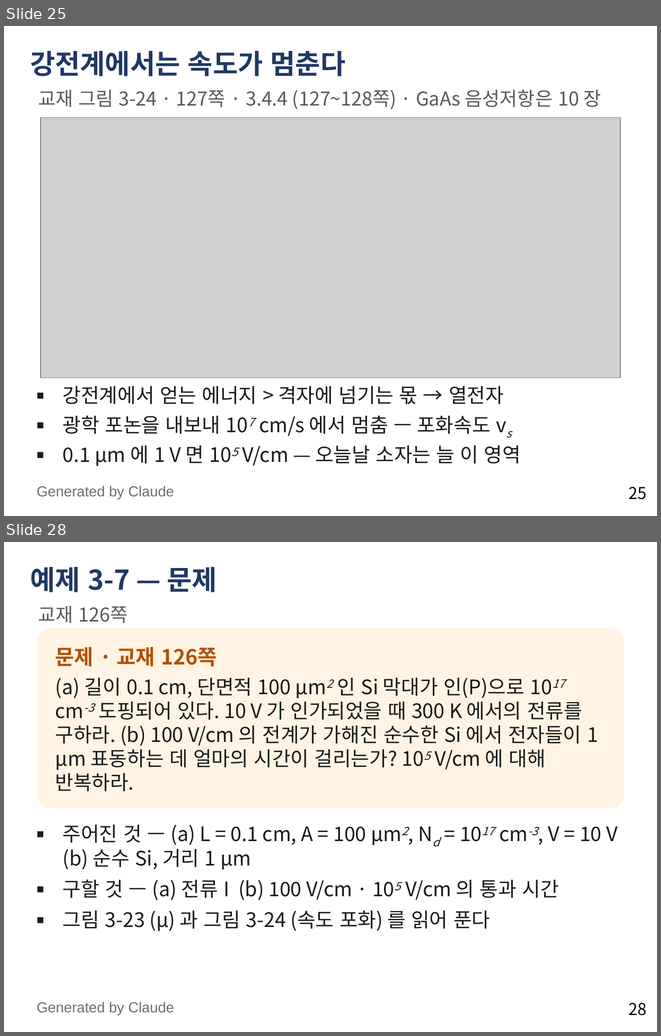
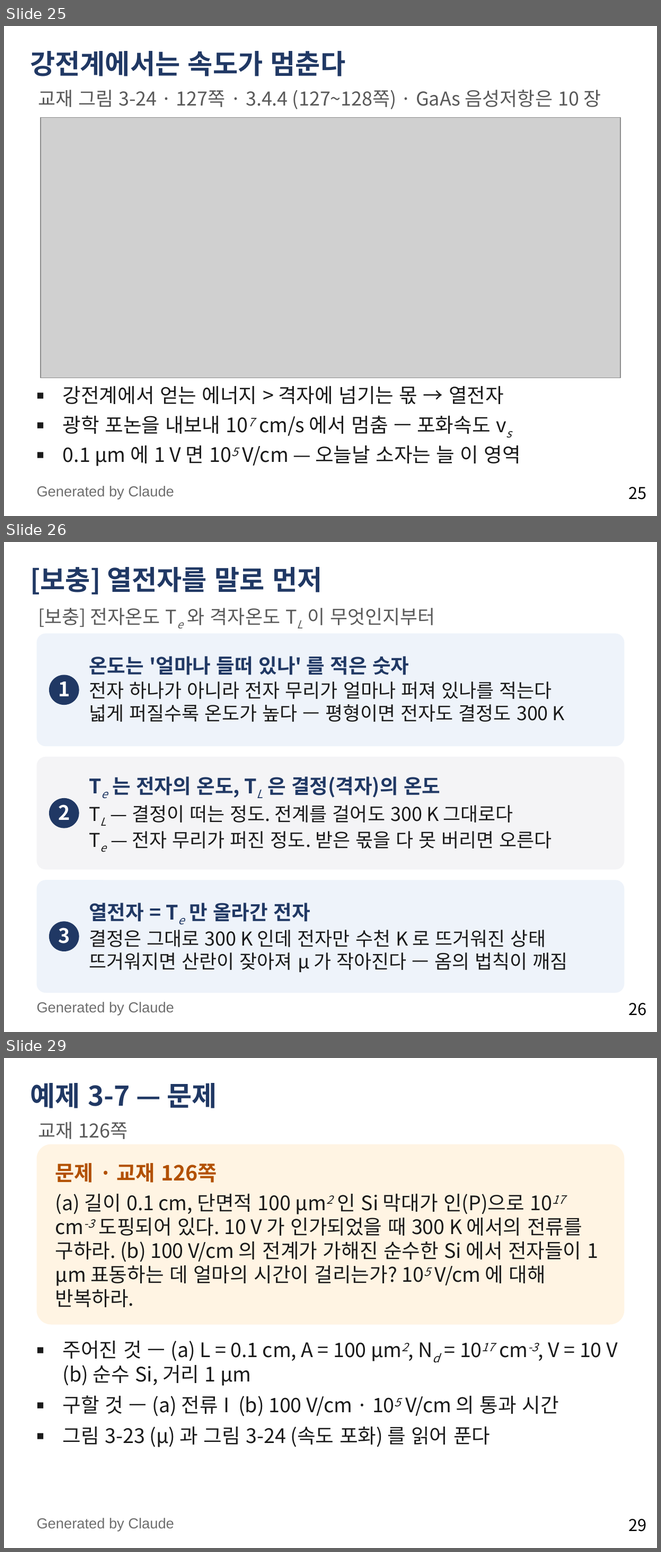
Before and after one commit to abcd8180/3A, a slide deck: 물리전자공학_3장_4강_전계에서의_표동과_이동도.pptx. Shown one above the other, each under a label of ours: slides 25 and 28 before the commit, slides 25, 26 and 29 after it; the slides between them are not shown. The pictures are 661x1036 and 661x1552 pixels, drawn with LibreOffice and Linux fonts; fonts in the diff are those of the drawing; grey boxes stand for pictures. Boxes give left, top, right and bottom in pixels: in the first picture for what was removed or moved away, otherwise in the second. Text is boxed around its words. In the diff, an @@ line names an element or a change of style, - is before the commit and + after.

```diff
--- a/물리전자공학_3장_4강_전계에서의_표동과_이동도.pptx
+++ b/물리전자공학_3장_4강_전계에서의_표동과_이동도.pptx
@@ slide 26 added at box(4, 542, 657, 1032), background #FFFFFF; not listed: 1 template element that a slide beside it also shows @@
@@ title added at box(30, 567, 322, 594), 30 pt, text #203864, bold @@
+[보충] 열전자를 말로 먼저
@@ text added at box(38, 608, 435, 627), 21 pt, text #595959 @@
+[보충] 전자온도 Te 와 격자온도 TL 이 무엇인지부터
@@ rounded rectangle added at box(37, 633, 624, 747), fill #EEF3FA @@
@@ text added at box(89, 656, 565, 722), 21 pt, text #1A1A1A @@
+온도는 '얼마나 들떠 있나' 를 적은 숫자
+전자 하나가 아니라 전자 무리가 얼마나 퍼져 있나를 적는다
+넓게 퍼질수록 온도가 높다 — 평형이면 전자도 결정도 300 K
@@ ellipse added at box(49, 674, 79, 705), fill #203864, 22 pt, text #FFFFFF, bold @@
+1
@@ rounded rectangle added at box(37, 757, 624, 870), fill #F4F4F6 @@
@@ text added at box(112, 776, 552, 848), 21 pt, text #1A1A1A @@
+Te 는 전자의 온도, TL 은 결정(격자)의 온도
+TL — 결정이 떠는 정도. 전계를 걸어도 300 K 그대로다
+Te — 전자 무리가 퍼진 정도. 받은 몫을 다 못 버리면 오른다
@@ ellipse added at box(49, 798, 79, 828), fill #203864, 22 pt, text #FFFFFF, bold @@
+2
@@ rounded rectangle added at box(37, 880, 624, 992), fill #EEF3FA @@
@@ text added at box(89, 902, 568, 972), 21 pt, text #1A1A1A @@
+열전자 = Te 만 올라간 전자
+결정은 그대로 300 K 인데 전자만 수천 K 로 뜨거워진 상태
+뜨거워지면 산란이 잦아져 μ 가 작아진다 — 옴의 법칙이 깨짐
@@ ellipse added at box(49, 921, 79, 951), fill #203864, 22 pt, text #FFFFFF, bold @@
+3
@@ text added at box(37, 1002, 174, 1015), 16 pt, text #6E6E6E @@
+Generated by Claude
@@ what was slide 28 is now slide 29 @@
@@ page number at box(629, 1519, 647, 1531): text changed @@
-28
+29
```
Also in this commit, not shown: 2 slides changed.
